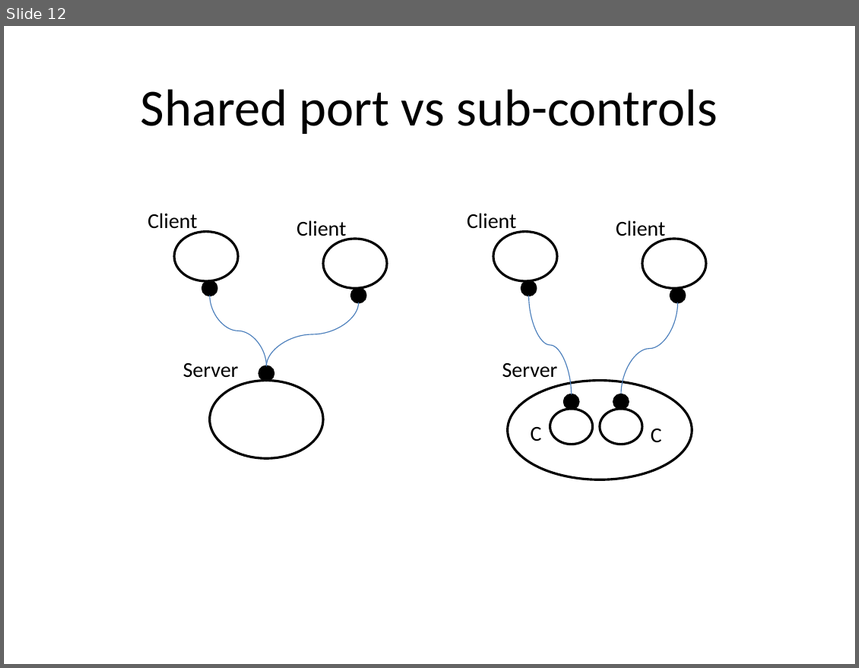
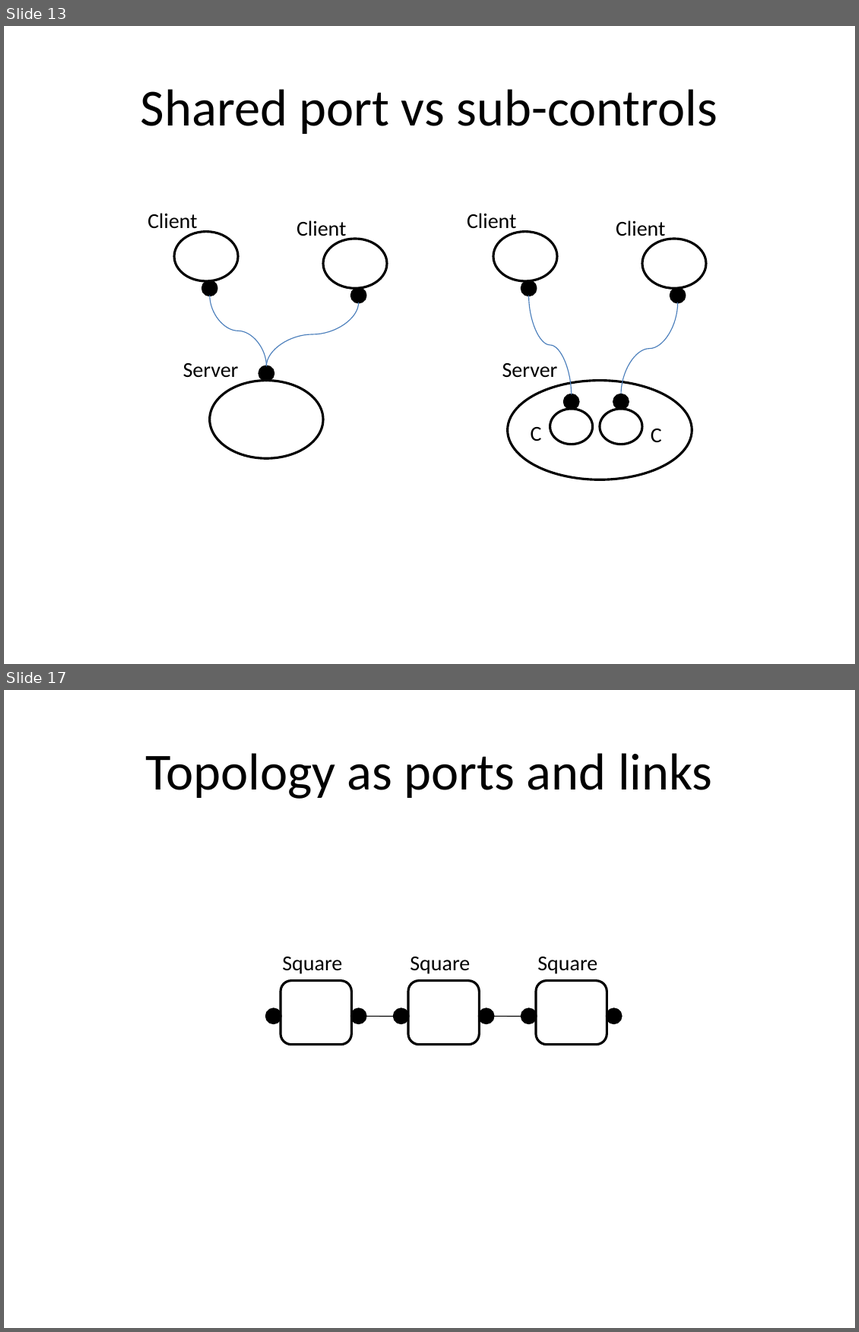
Before and after one commit to cgreenhalgh/bigraphspace, a slide deck: bigraphspace/docs/images/Cookbook_diagrams.pptx. Shown one above the other, each under a label of ours: slide 12 before the commit, slides 13 and 17 after it; the slides between them are not shown. The pictures are 859x668 and 859x1332 pixels, drawn with LibreOffice and Linux fonts; fonts in the diff are those of the drawing. Boxes give left, top, right and bottom in pixels: in the first picture for what was removed or moved away, otherwise in the second. Text is boxed around its words. In the diff, an @@ line names an element or a change of style, - is before the commit and + after.

Commit message:
added sections on state and topology to cookbook

```diff
--- a/bigraphspace/docs/images/Cookbook_diagrams.pptx
+++ b/bigraphspace/docs/images/Cookbook_diagrams.pptx
@@ slide 17 added at (x1=4, y1=690, x2=855, y2=1328), background #FFFFFF @@
@@ title added at (x1=145, y1=753, x2=713, y2=799), 44 pt, text #000000 @@
+Topology as ports and links
@@ text added at (x1=282, y1=957, x2=342, y2=974), 18 pt, text #000000 @@
+Square
@@ text added at (x1=410, y1=957, x2=470, y2=974), 18 pt, text #000000 @@
+Square
@@ text added at (x1=538, y1=957, x2=598, y2=974), 18 pt, text #000000 @@
+Square
@@ rounded rectangle added at (x1=281, y1=981, x2=351, y2=1045), fill #FFFFFF, outline #000000 2 pt @@
@@ rounded rectangle added at (x1=408, y1=981, x2=479, y2=1045), fill #FFFFFF, outline #000000 2 pt @@
@@ rounded rectangle added at (x1=536, y1=981, x2=607, y2=1045), fill #FFFFFF, outline #000000 2 pt @@
@@ ellipse added at (x1=266, y1=1009, x2=281, y2=1024), fill #000000, outline #000000 2 pt @@
@@ ellipse added at (x1=351, y1=1009, x2=366, y2=1024), fill #000000, outline #000000 2 pt @@
@@ curved line added from (394, 1017) to (366, 1016), #000000 0.75 pt @@
@@ ellipse added at (x1=394, y1=1009, x2=408, y2=1024), fill #000000, outline #000000 2 pt @@
@@ ellipse added at (x1=479, y1=1009, x2=493, y2=1024), fill #000000, outline #000000 2 pt @@
@@ curved line added from (522, 1017) to (493, 1016), #000000 0.75 pt @@
@@ ellipse added at (x1=522, y1=1009, x2=536, y2=1024), fill #000000, outline #000000 2 pt @@
@@ ellipse added at (x1=607, y1=1009, x2=621, y2=1024), fill #000000, outline #000000 2 pt @@
@@ what was slide 12 is now slide 13 @@
```
Also in this commit, not shown: 1 slide changed, 5 other slides added, 9 other files.
